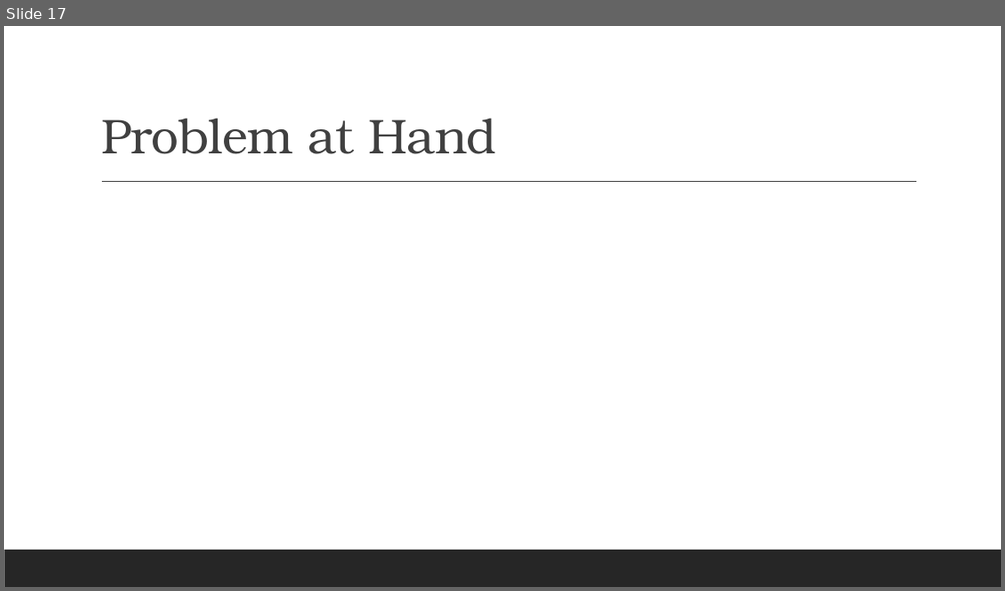
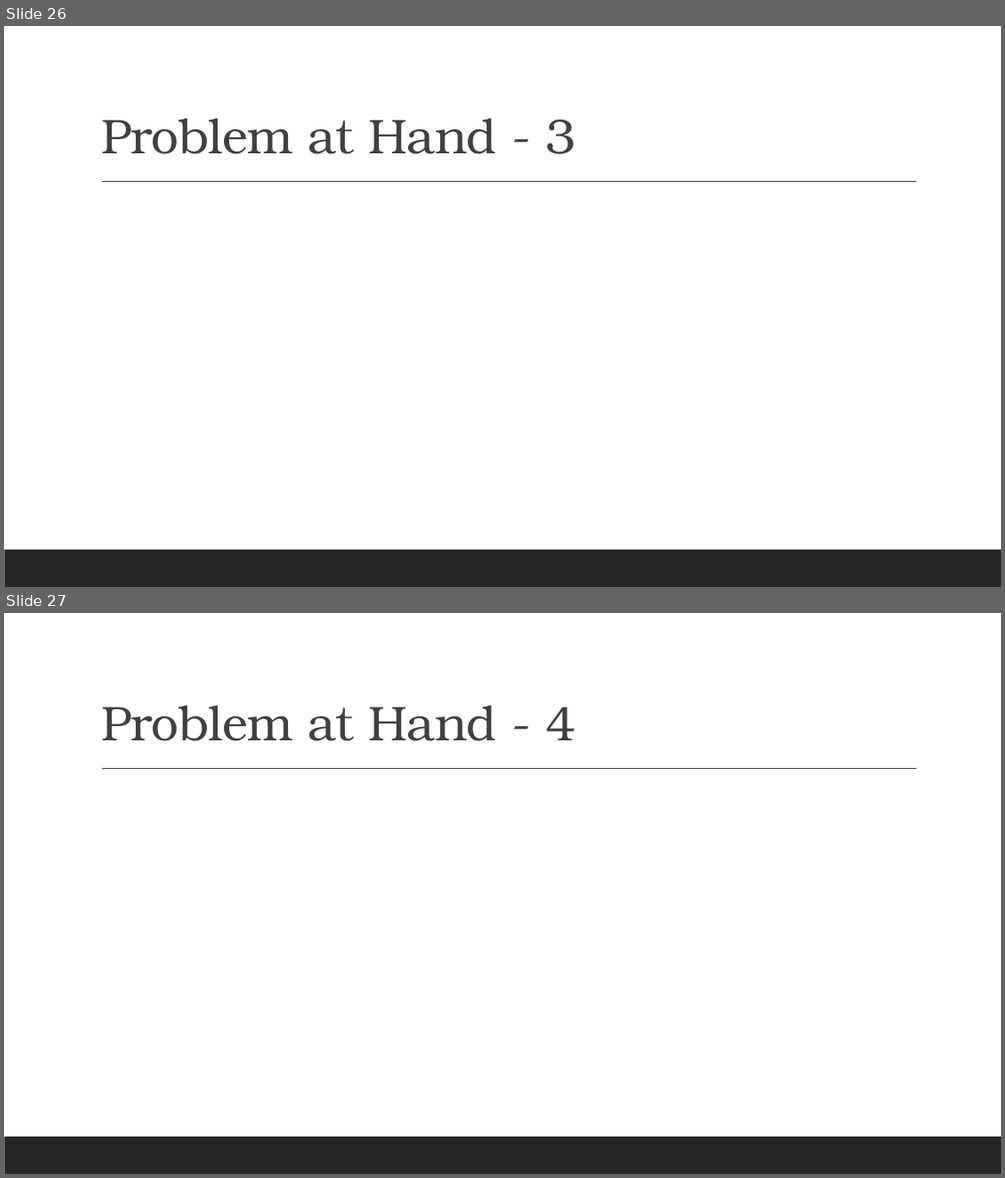
Before and after one commit to Suthendran/PHYS-437-B-Thesis, a slide deck: Electron Musical Chairs.pptx. Shown one above the other, each under a label of ours: slide 17 before the commit, slides 26 and 27 after it. The pictures are 1005x591 and 1005x1178 pixels, drawn with LibreOffice and Linux fonts; fonts in the diff are those of the drawing; grey boxes stand for pictures. Boxes give left, top, right and bottom in pixels: in the first picture for what was removed or moved away, otherwise in the second. Text is boxed around its words. In the diff, an @@ line names an element or a change of style, - is before the commit and + after.

```diff
--- a/Electron Musical Chairs.pptx
+++ b/Electron Musical Chairs.pptx
@@ slide 27 added at <box>4,613,1001,1174</box>, background #FFFFFF; not listed: 2 template elements that a slide beside it also shows @@
@@ title added at <box>101,705,575,741</box>, 47 pt, text #404040 @@
+Problem at Hand - 4
@@ what was slide 17 is now slide 26 @@
@@ slide 26 changed as well @@
@@ title at <box>101,118,575,154</box>: text changed @@
-Problem at Hand
+Problem at Hand - 3
```
Also in this commit, not shown: 7 other slides changed, 27 other slides added, 4 slides removed, 1 other file.
